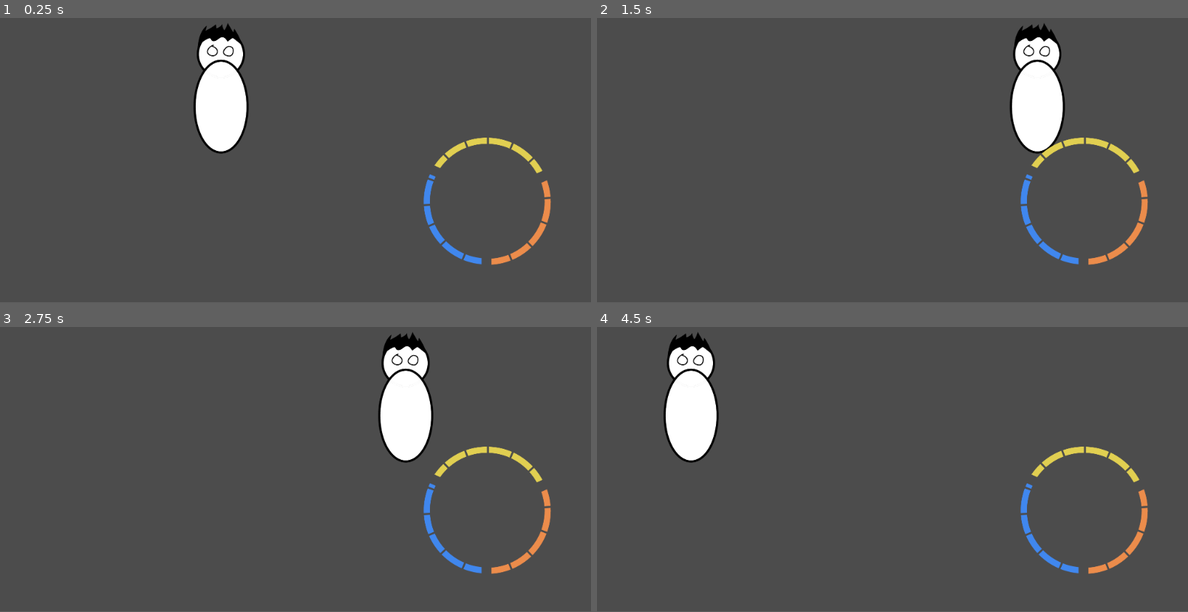
Above: before the commit, frames 1-4 (two rows, left to right).
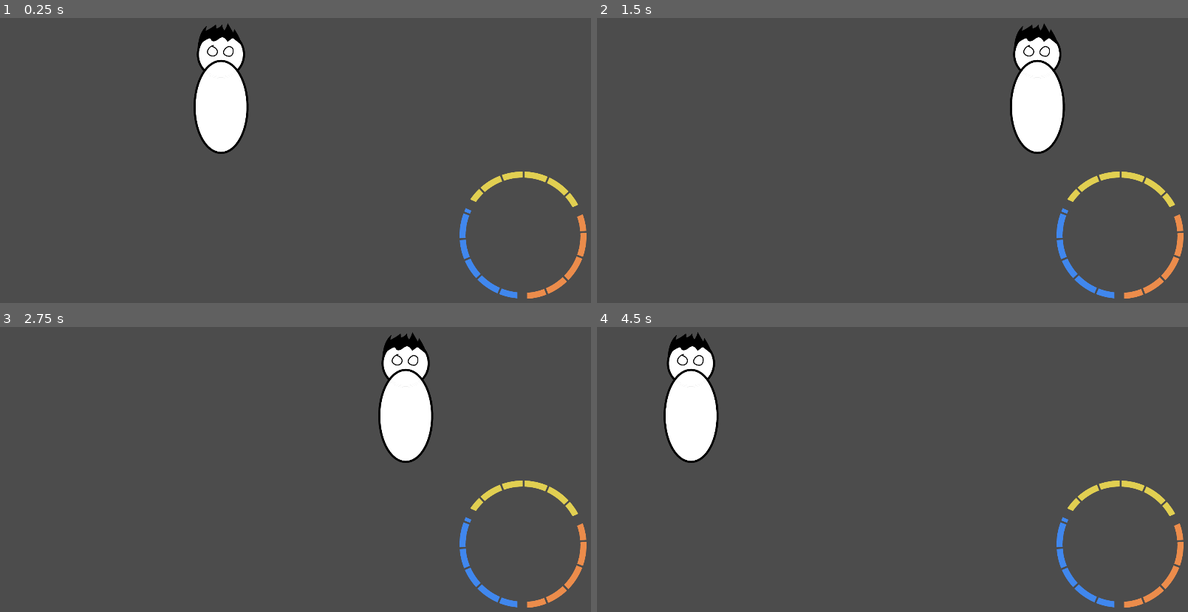
Above: after the commit, the same moments.

Repository: Arrotla/Juego_Espacio
Game: Godot game, scene res://scenes/Sala de Pruebas.tscn
Two runs of this game, one before a commit and one after it. Both use one fixed random seed, a clock stepped at 60 frames per second and the inputs below. This scene is started directly instead of the project's main scene.
Inputs:
- Up to frame 1 (0.25 s): no input
- Up to frame 2 (1.5 s): tap Enter at 0.5 s; hold Right (ui_right) from 0.53 s (still down)
- Up to frame 3 (2.75 s): release Right (ui_right) at 2.03 s; hold Left (ui_left) from 2.03 s (still down)
- Up to frame 4 (4.5 s): release Left (ui_left) at 4.28 s; hold Right (ui_right) from 4.28 s (still down)
In our replay, the window is 800x468 before the commit and 800x469 after it. These sizes can differ from the game's own. Grey fills any space a smaller window leaves; there, only what the larger window draws over its background counts as a difference.

The runs differ from the first frame. In frame 1, 2.8% of the frame differs, in the area x 32-100%, y 3-99%; in frame 2, 2.8%, in the area x 69-100%, y 2-99%; in frame 3, 2.8%; in frame 4, 2.8%.

Commit message:
ajuste de pantalla y ajuste de barras

Diff:
--- a/project.godot
+++ b/project.godot
@@ -13,6 +13,10 @@
 config/name="Juego Espacio"
 run/main_scene="res://scenes/Medidores.tscn"
 
+[display]
+
+window/stretch/mode="2d"
+
 [physics]
 
 common/enable_pause_aware_picking=true
--- a/scenes/Medidores.tscn
+++ b/scenes/Medidores.tscn
@@ -9,13 +9,13 @@
 [node name="barras" type="Node" parent="."]
 
 [node name="energía" parent="barras" instance=ExtResource( 1 )]
-position = Vector2( 847.19, 345.038 )
+position = Vector2( 909.19, 403.038 )
 scale = Vector2( 0.5, 0.5 )
 
 [node name="agua" parent="barras" instance=ExtResource( 3 )]
-position = Vector2( 530.331, 316.458 )
+position = Vector2( 592.331, 374.458 )
 scale = Vector2( 0.5, 0.5 )
 
 [node name="comida" parent="barras" instance=ExtResource( 2 )]
-position = Vector2( 668.892, 327.402 )
+position = Vector2( 730.892, 385.402 )
 scale = Vector2( 0.5, 0.5 )
